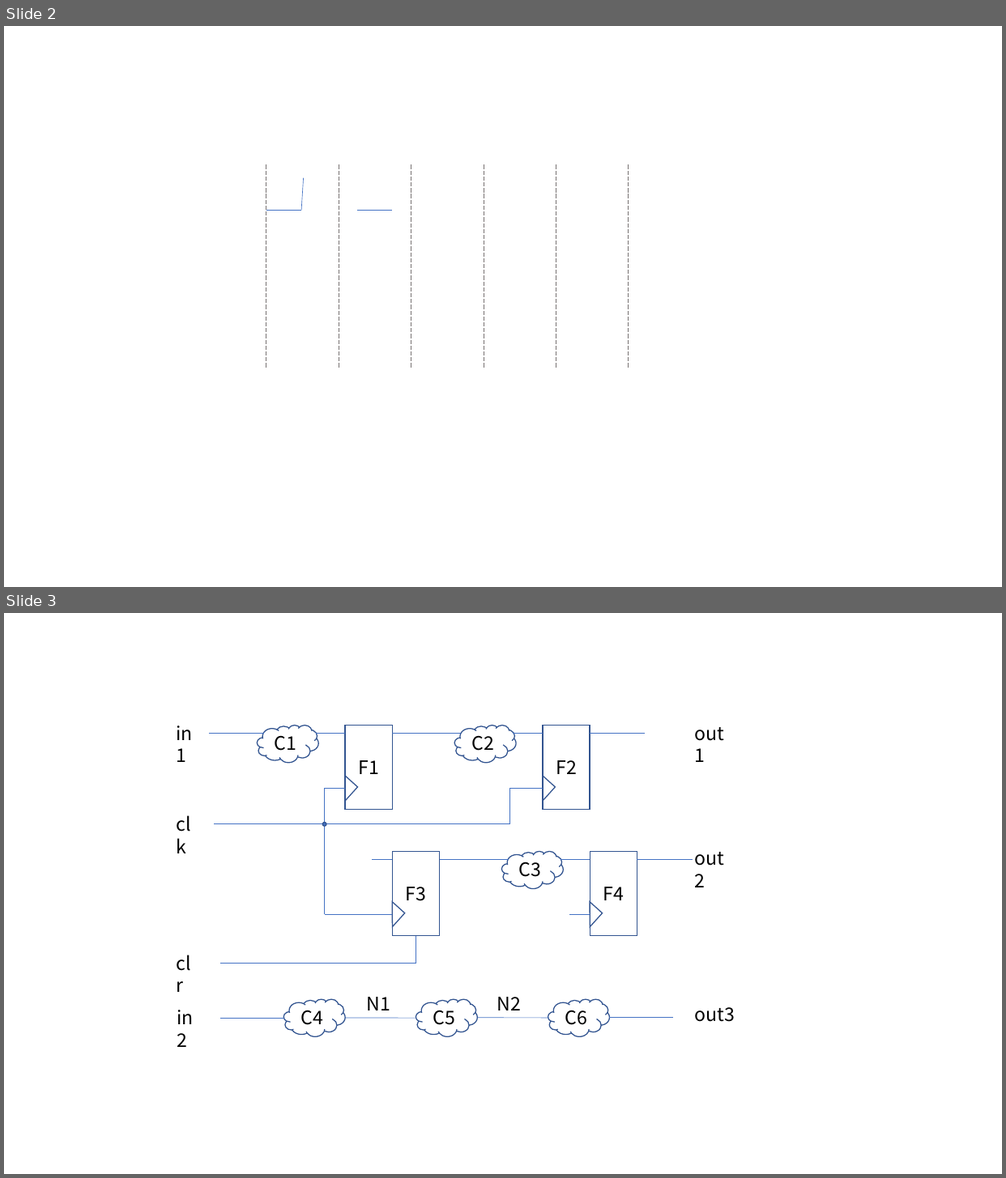
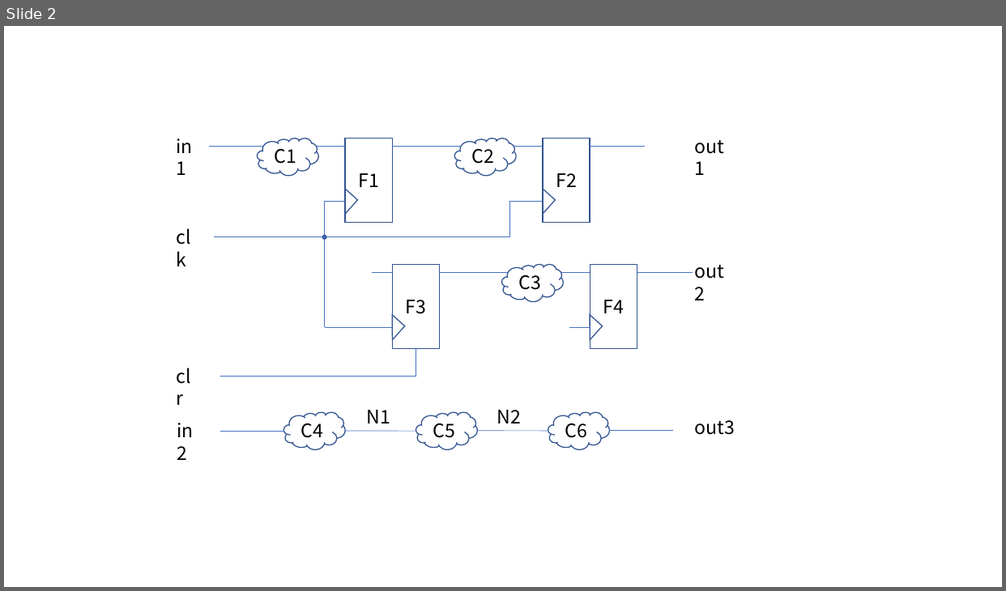
Before and after one commit to Verdvana/Verdvana.github.io, a slide deck: _posts/静态时序分析/1.pptx. Shown one above the other, each under a label of ours: slides 2 and 3 before the commit, slide 2 after it. The pictures are 1006x1178 and 1006x591 pixels, drawn with LibreOffice and Linux fonts; fonts in the diff are those of the drawing. Boxes give left, top, right and bottom in pixels: in the first picture for what was removed or moved away, otherwise in the second. Text is boxed around its words. In the diff, an @@ line names an element or a change of style, - is before the commit and + after.

```diff
--- a/_posts/静态时序分析/1.pptx
+++ b/_posts/静态时序分析/1.pptx
@@ slide 2 removed at [4, 26, 1002, 587], background #FFFFFF @@
@@ line removed from (266, 165) to (266, 368) @@
@@ line removed from (339, 165) to (339, 368) @@
@@ line removed from (411, 165) to (411, 368) @@
@@ line removed from (484, 165) to (484, 368) @@
@@ line removed from (556, 165) to (556, 368) @@
@@ line removed from (629, 165) to (629, 368) @@
@@ line removed from (301, 210) to (304, 178) @@
@@ line removed from (266, 210) to (301, 210) @@
@@ line removed from (357, 211) to (393, 211) @@
@@ what was slide 3 is now slide 2 @@
```
Also in this commit, not shown: 1 slide changed.
